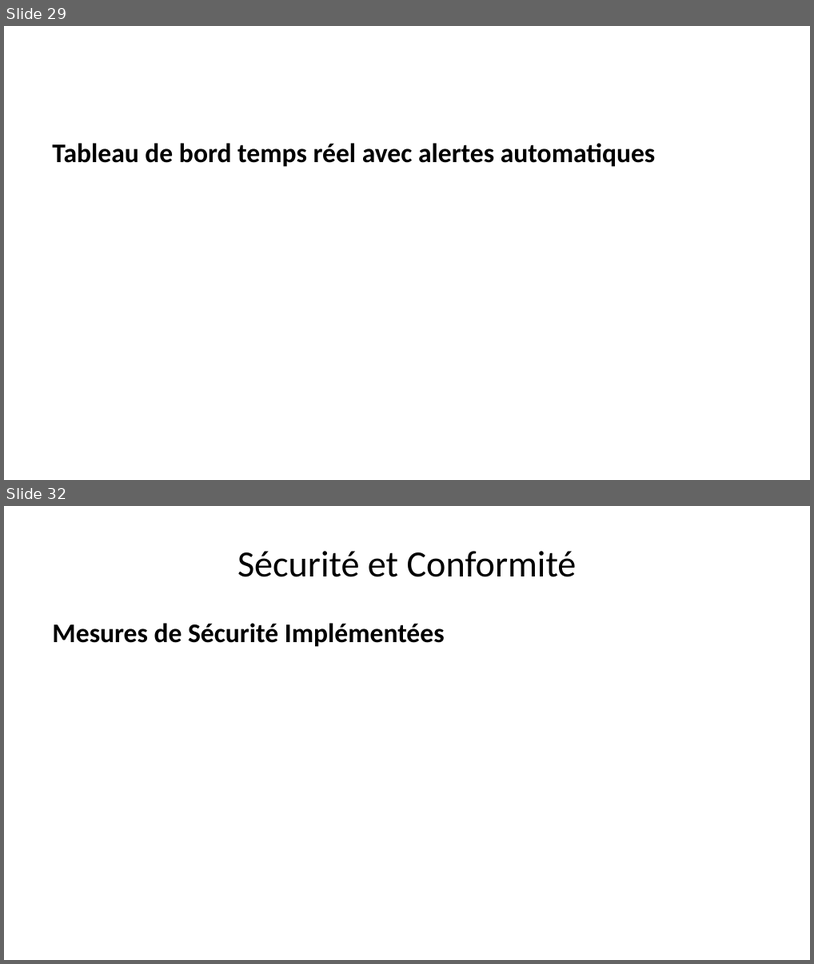
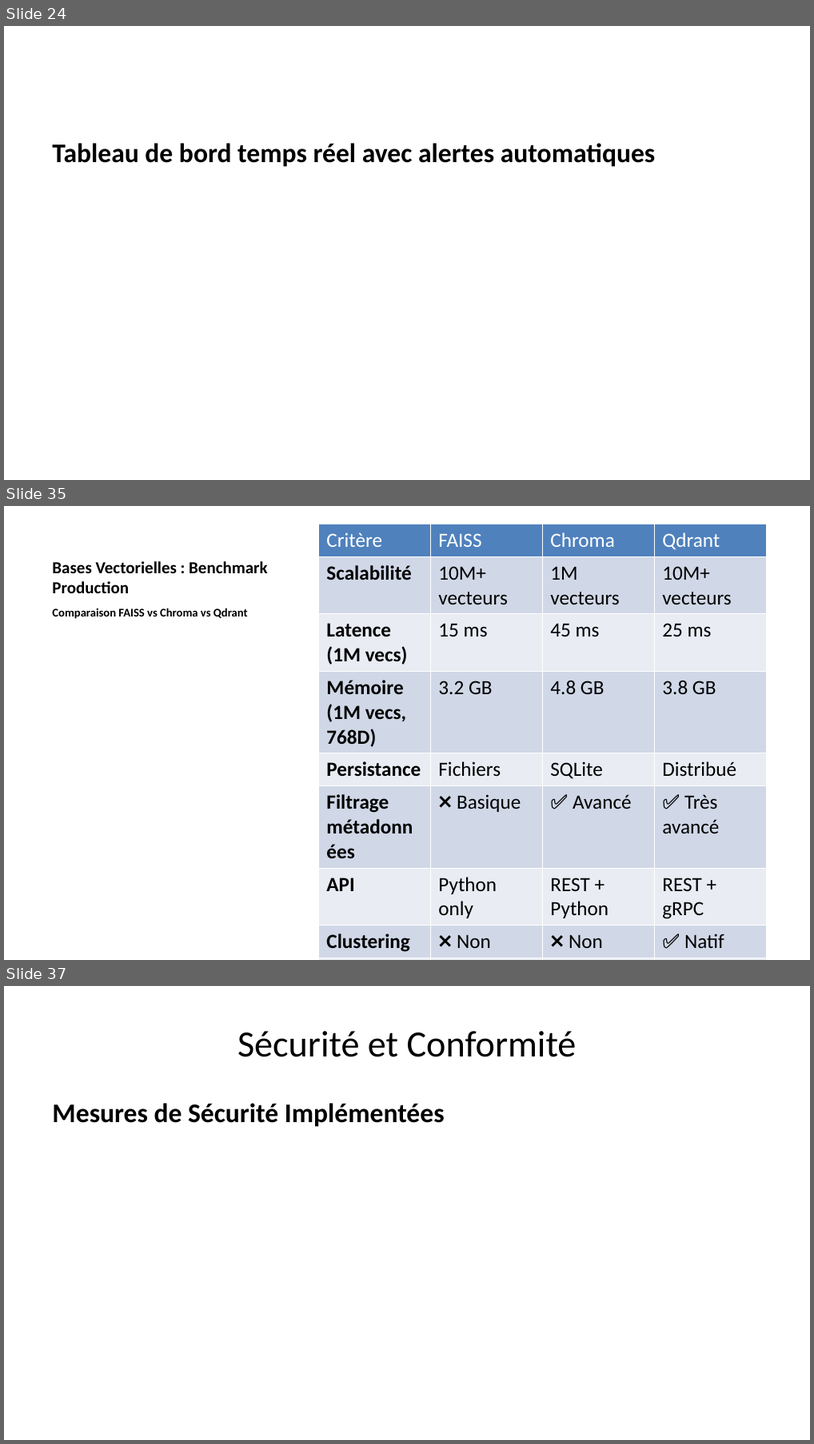
Before and after one commit to kl-IOS/IA_Locale, a slide deck: claude/presentation_corporate.pptx. Shown one above the other, each under a label of ours: slides 29 and 32 before the commit, slides 24, 35 and 37 after it; the slides between them are not shown. The pictures are 814x964 and 814x1444 pixels, drawn with LibreOffice and Linux fonts; fonts in the diff are those of the drawing. Boxes give left, top, right and bottom in pixels: in the first picture for what was removed or moved away, otherwise in the second. Text is boxed around its words. In the diff, an @@ line names an element or a change of style, - is before the commit and + after.

```diff
--- a/claude/presentation_corporate.pptx
+++ b/claude/presentation_corporate.pptx
@@ slide 35 added at (x1=4, y1=506, x2=810, y2=960), background #FFFFFF @@
@@ table added at (x1=318, y1=524, x2=767, y2=955), 9 rows, 4 columns @@
+Critère | FAISS | Chroma | Qdrant
+Scalabilité | 10M+ vecteurs | 1M vecteurs | 10M+ vecteurs
+Latence (1M vecs) | 15 ms | 45 ms | 25 ms
+Mémoire (1M vecs, 768D) | 3.2 GB | 4.8 GB | 3.8 GB
+Persistance | Fichiers | SQLite | Distribué
+Filtrage métadonnées | ❌ Basique | ✅ Avancé | ✅ Très avancé
+API | Python only | REST + Python | REST + gRPC
+Clustering | ❌ Non | ❌ Non | ✅ Natif
+Coût setup | Faible | Très faible | Moyen
@@ title added at (x1=52, y1=561, x2=268, y2=593), 15 pt, text #000000, bold @@
+Bases Vectorielles : Benchmark Production
@@ text added at (x1=52, y1=608, x2=248, y2=619), 10.5 pt, text #000000, bold @@
+Comparaison FAISS vs Chroma vs Qdrant
@@ what was slide 29 is now slide 24 @@
@@ what was slide 32 is now slide 37 @@
```
Also in this commit, not shown: 5 slides changed, 19 other slides added, 9 slides removed, 16 other files.
